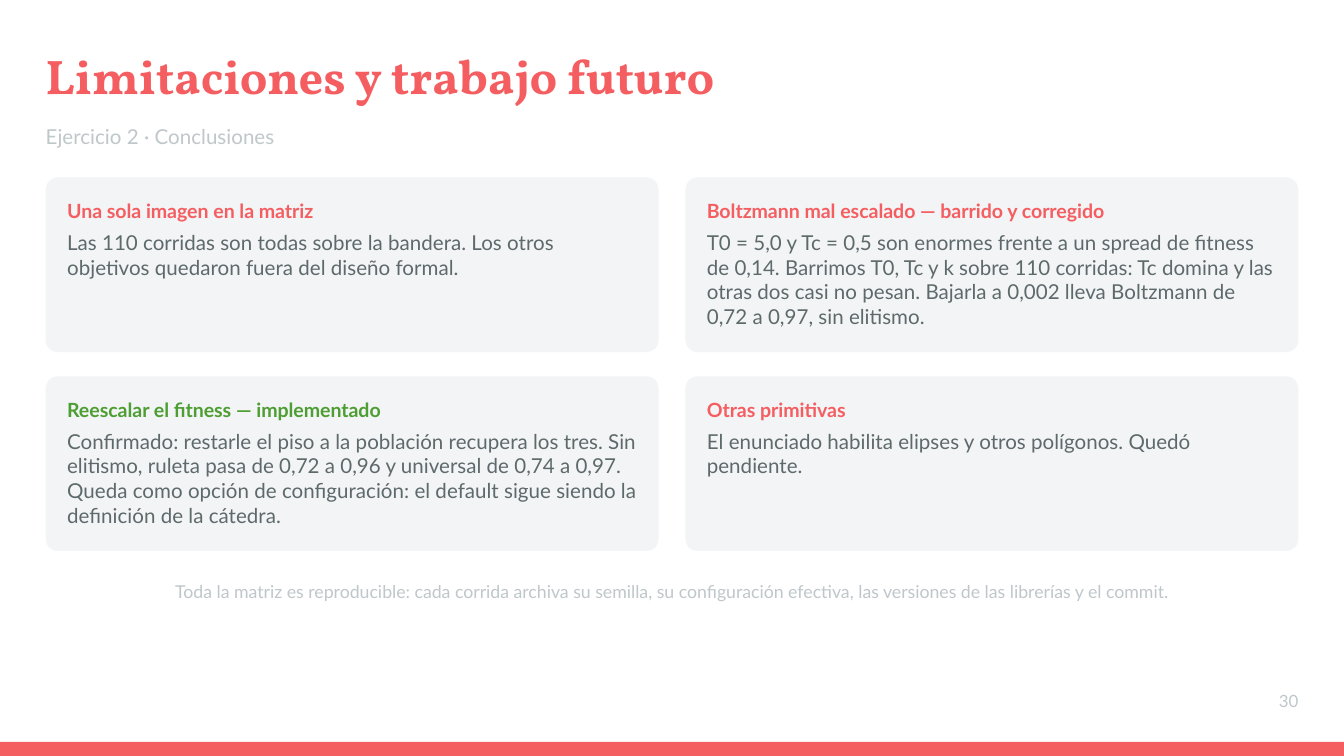
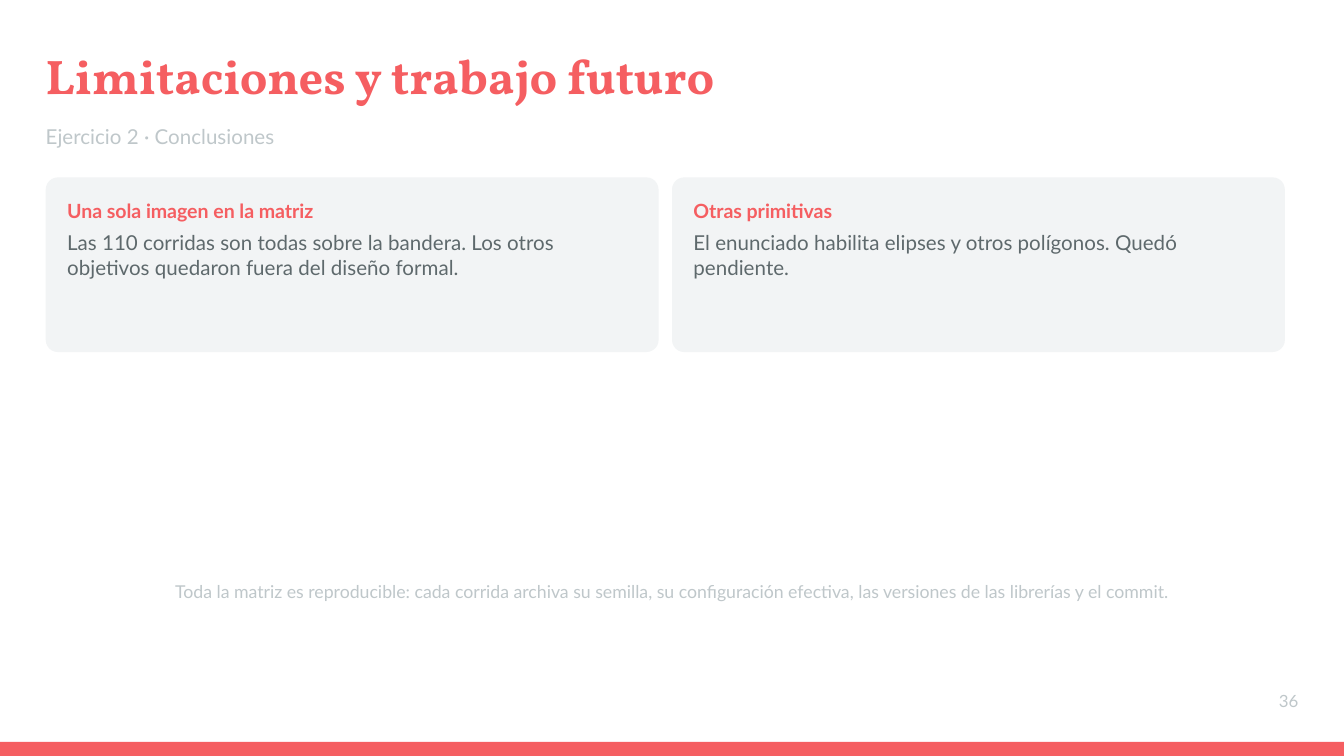
Before and after one commit to ldicandia/SIA-G3, a slide deck: slide 36 of TP2/docs/Presentacion.pptx (slide 30 before the commit). Drawn at 1344x756 pixels with LibreOffice and Linux fonts; fonts in the diff are those of the drawing. Boxes give left, top, right and bottom in pixels: in the first picture for what was removed or moved away, otherwise in the second. Text is boxed around its words. In the diff, an @@ line names an element or a change of style, - is before the commit and + after.

```diff
--- a/TP2/docs/Presentacion.pptx
+++ b/TP2/docs/Presentacion.pptx
@@ rounded rectangle: place and size @@
-rounded rectangle at <box>685,177,1298,352</box>
+rounded rectangle at <box>672,177,1285,352</box>
@@ text "Otras primitivas": place and size @@
-text "Otras primitivas" at <box>707,402,1191,477</box>
+text "Otras primitivas" at <box>693,203,1177,279</box>
@@ text removed at <box>707,203,1273,327</box> @@
-Boltzmann mal escalado — barrido y corregido
-T0 = 5,0 y Tc = 0,5 son enormes frente a un spread de fitness de 0,14. Barrimos T0, Tc y k sobre 110 corridas: Tc domina y las otras dos casi no pesan. Bajarla a 0,002 lleva Boltzmann de 0,72 a 0,97, sin elitismo.
@@ rounded rectangle removed at <box>46,376,659,551</box> @@
@@ rounded rectangle removed at <box>685,376,1298,551</box> @@
@@ text removed at <box>67,402,636,523</box> @@
-Reescalar el fitness — implementado
-Confirmado: restarle el piso a la población recupera los tres. Sin elitismo, ruleta pasa de 0,72 a 0,96 y universal de 0,74 a 0,97. Queda como opción de configuración: el default sigue siendo la definición de la cátedra.
@@ text at <box>1279,695,1299,707</box>: text changed @@
-30
+36
```
Also in this commit, not shown: 26 other slides changed, 6 slides added, 7 other files.
